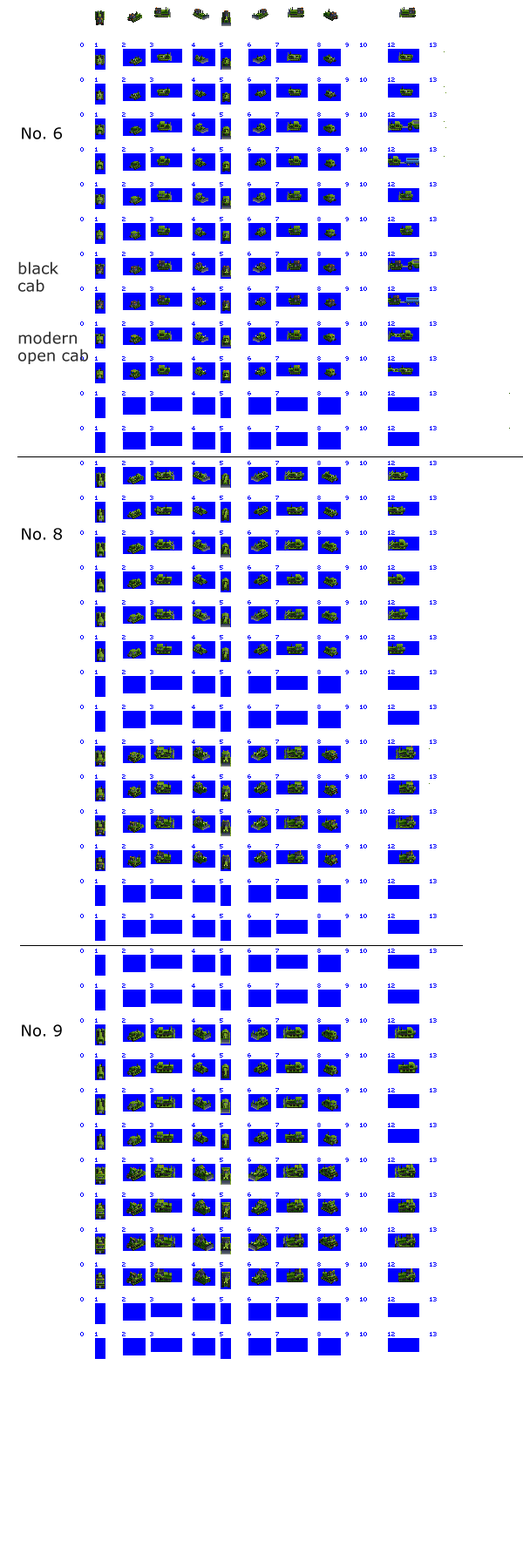
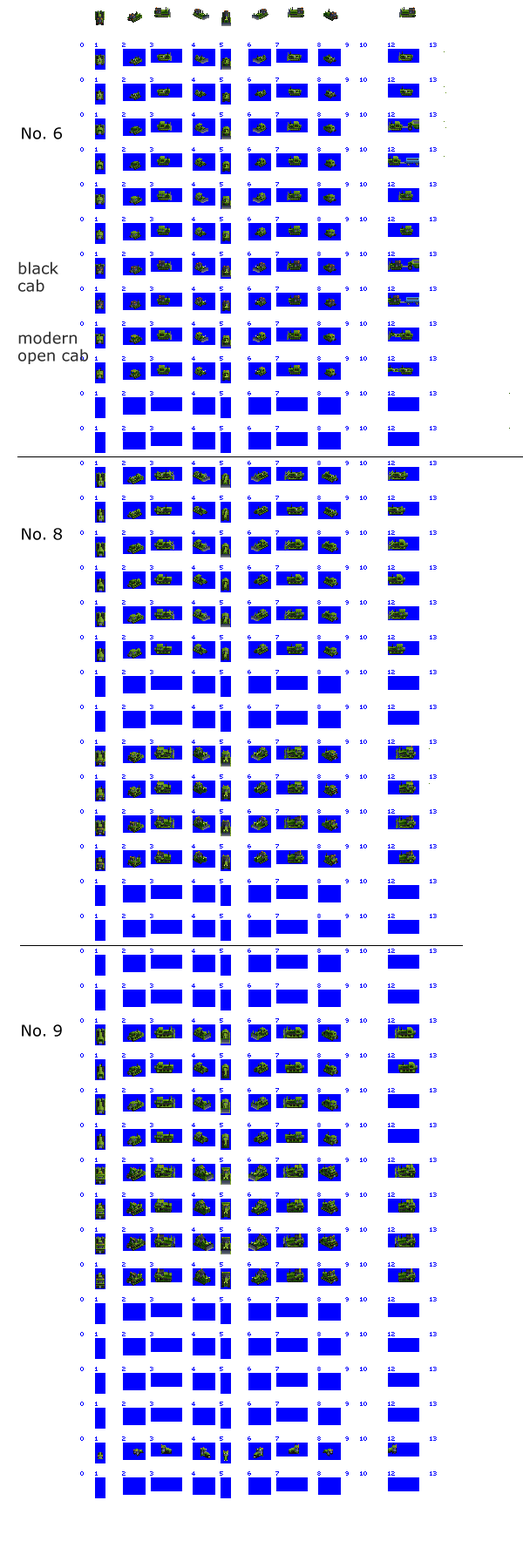
Layered file, before and after one edit (w=523, h=1568). Changes by layer:
added group "Super Speedytrac" with 2 layers above "Zephris Guide" over bbox(97, 1443, 397, 1461)
added layer "Body" in group "Super Speedytrac" over bbox(97, 1443, 397, 1461)
painted on "Zephris Guide" over bbox(80, 1366, 437, 1499)
